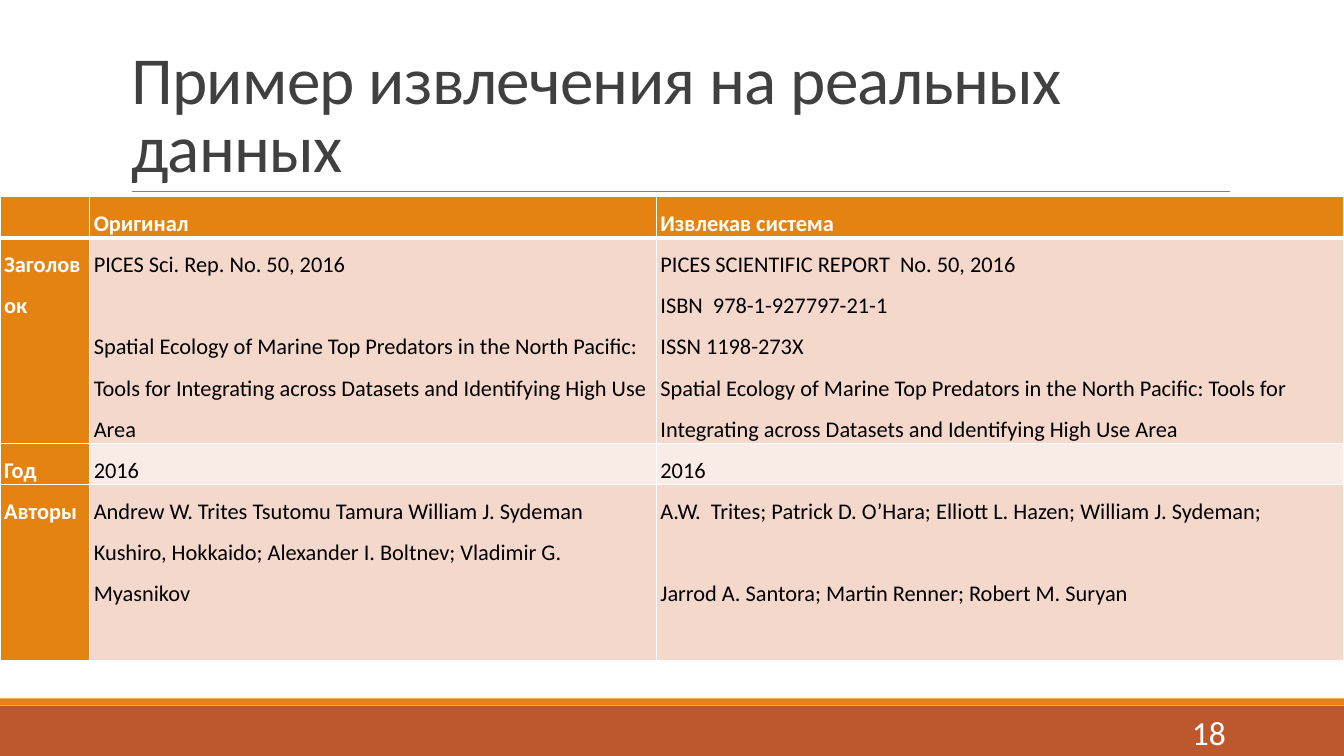
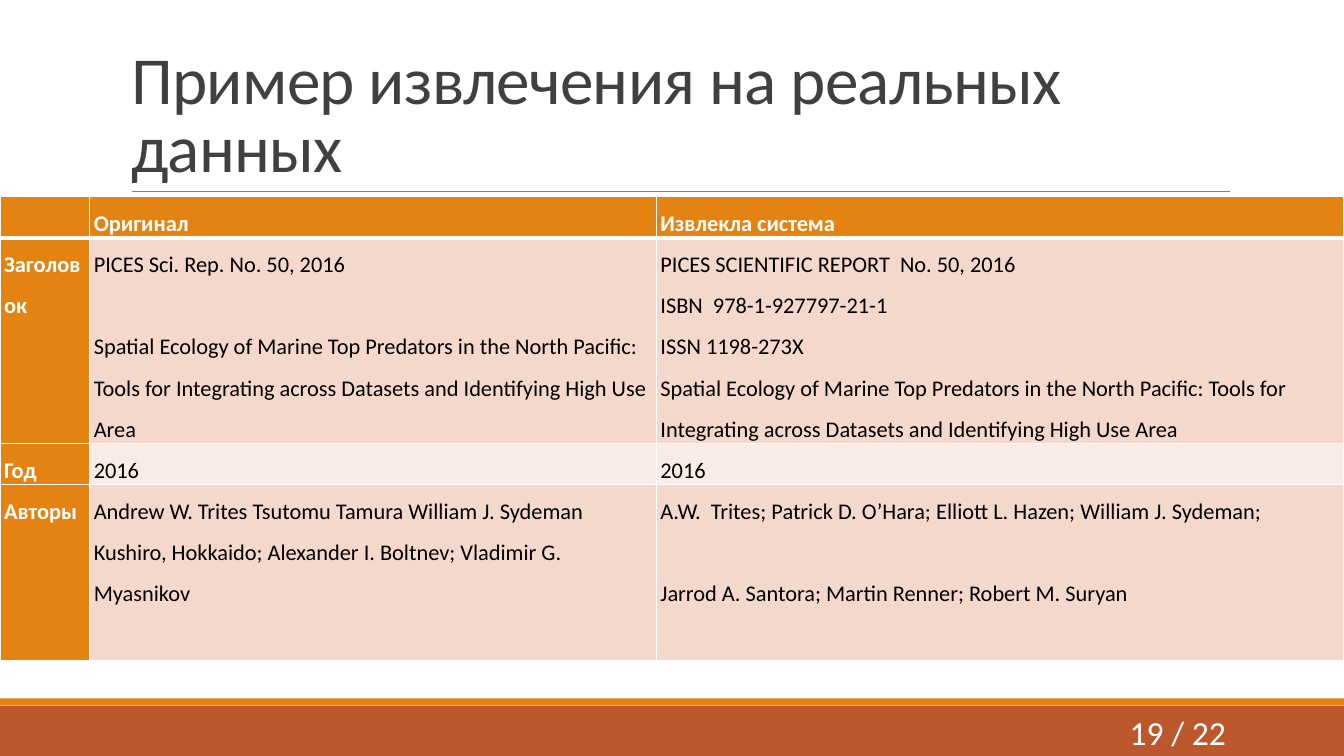
Before and after one commit to J-CITY/METADATA-EXTRACTOR, a slide deck: slide 19 of report.pptx (slide 18 before the commit). Drawn at 1344x756 pixels with LibreOffice and Linux fonts; fonts in the diff are those of the drawing. Boxes give left, top, right and bottom in pixels: in the first picture for what was removed or moved away, otherwise in the second. Text is boxed around its words. In the diff, an @@ line names an element or a change of style, - is before the commit and + after.

```diff
--- a/report.pptx
+++ b/report.pptx
@@ table at [0,197,1344,655] @@
-row 1, column 3: Извлекав система
+row 1, column 3: Извлекла система
@@ page number at [1130,723,1226,745]: text changed @@
-18
+19 / 22
```
Also in this commit, not shown: 9 other slides changed, 2 slides added, 1 slide removed.
